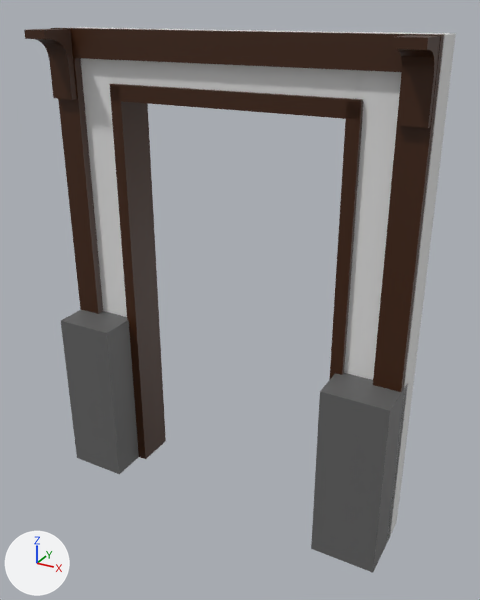
The FBX model 3D/Batiment/MaisonRicheVillage/MaisRich_porte_sol.fbx as it was, and as the next commit left it.
Both versions are drawn from a 50 mm camera at (0.277, -0.425, 0.406) aimed at (0.039, 0.007, 0.19). Every picture has the same lights, and +X, +Y and +Z are marked at lower left. Where no turn or scale is listed for an object, it has been applied to the vertices.
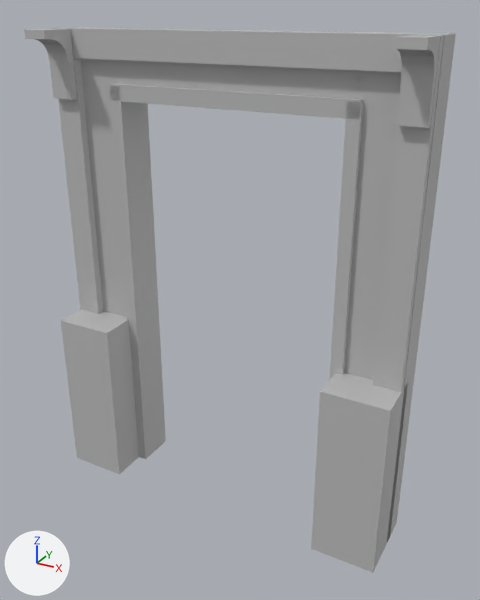
The newer file is also turned or shifted as a whole; pictures and numbers use the older file's frame.

Changed parts and their boxes [x1, y1, x2, y2] in the pictures (480 x 600 px):
part 1 of me_mesh, recoloured: [61, 310, 408, 572] in both
part 2 of me_mesh, recoloured: [77, 27, 456, 542] in both
part 3 of me_mesh, recoloured (brown to grey): [24, 28, 445, 459] in both

The change, as a diff of the scene's bpy script:
```diff
--- a/3D/Batiment/MaisonRicheVillage/MaisRich_porte_sol.fbx.py
+++ b/3D/Batiment/MaisonRicheVillage/MaisRich_porte_sol.fbx.py
@@ mat_defaultpolygonshader @@
+mat_defaultpolygonshader = principled_material('defaultPolygonShader')
+mat_defaultpolygonshader.base_color = (0.5, 0.5, 0.5)  # grey #bcbcbc
@@ me_mesh @@
 me_mesh.from_pydata(...)  # 176 vertices, 150 faces; spans x -0.152..0.152, y -0.033..0.033, z -0.196..0.196
 # used by ob_pcube76; location = (0.0262, 0.0031, 0.1955)
+# me_mesh part 1: all 12 faces that had it switch from mat_pierre (dark grey #626262) to mat_defaultpolygonshader (grey #bcbcbc)
+# me_mesh part 2: all 18 faces that had it switch from mat_mur (white #e5e5e5) to mat_defaultpolygonshader (grey #bcbcbc)
+# me_mesh part 3: all 120 faces that had it switch from mat_bois (brown #3d1c00) to mat_defaultpolygonshader (grey #bcbcbc)
```
